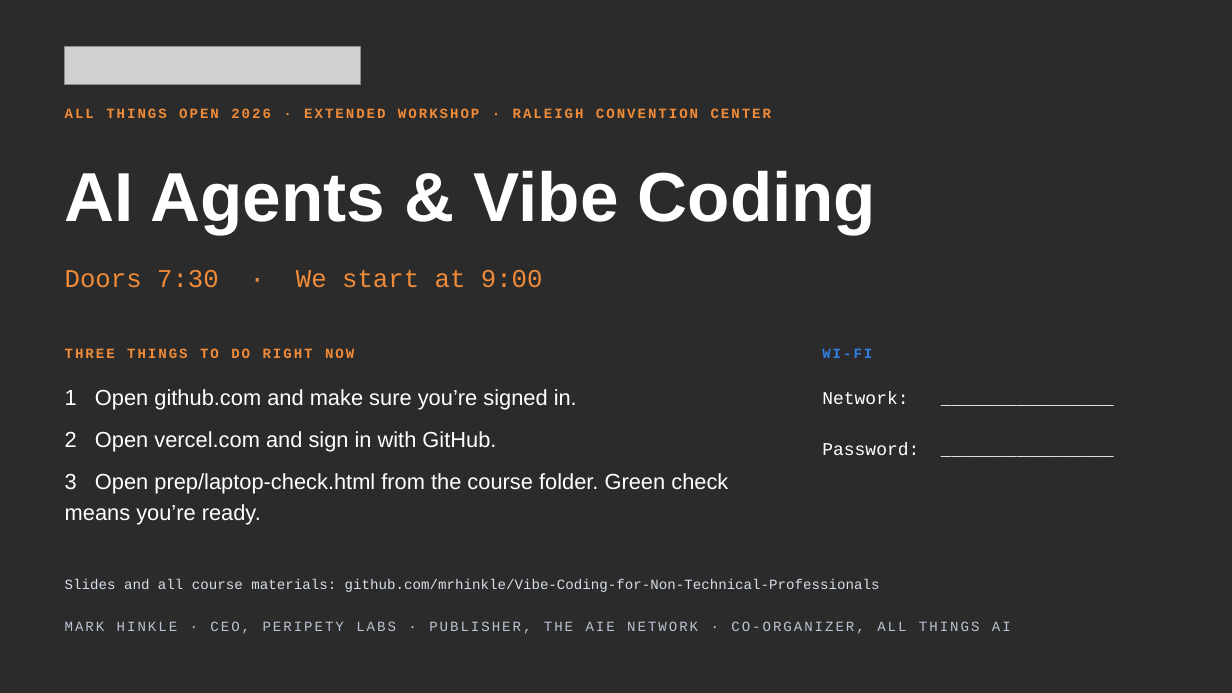
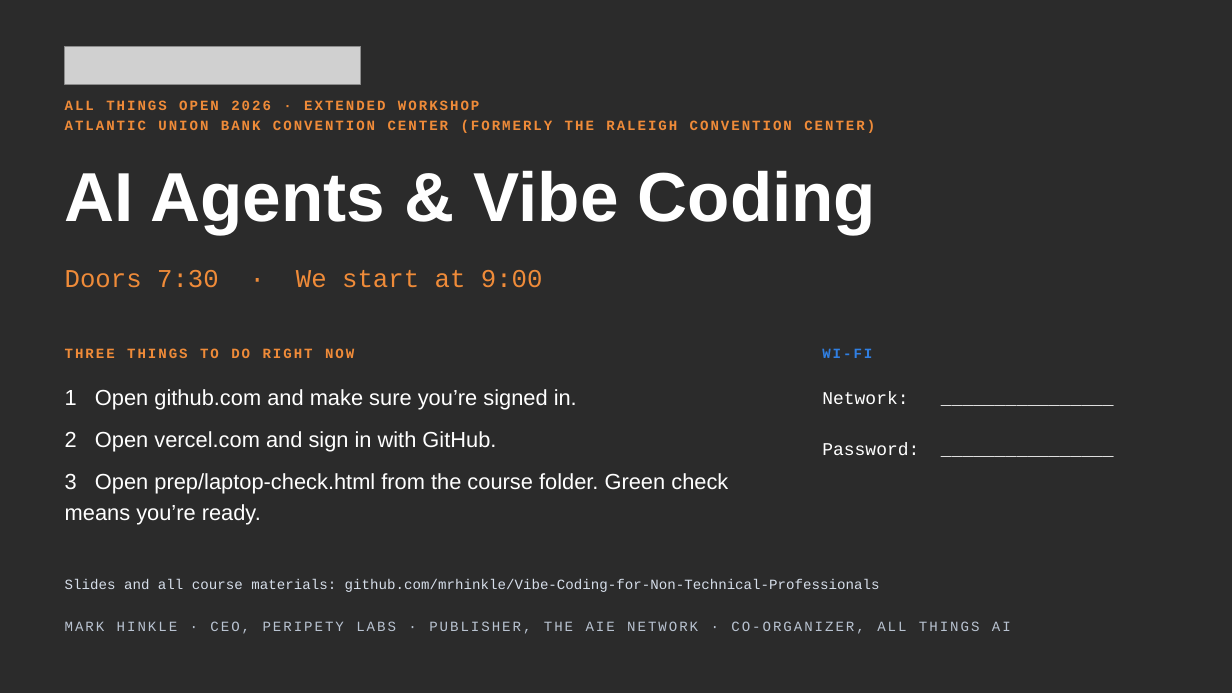
Before and after one commit to mrhinkle/Vibe-Coding-for-Non-Technical-Professionals, a slide deck: slide 1 of presentations/ato-2026-workshop/ato-2026-workshop.pptx. Drawn at 1232x693 pixels with LibreOffice and Linux fonts; fonts in the diff are those of the drawing; grey boxes stand for pictures; background and template pictures are left out; a plain dark background stands for a picture behind light text. Boxes give left, top, right and bottom in pixels: in the first picture for what was removed or moved away, otherwise in the second. Text is boxed around its words. In the diff, an @@ line names an element or a change of style, - is before the commit and + after.

```diff
--- a/presentations/ato-2026-workshop/ato-2026-workshop.pptx
+++ b/presentations/ato-2026-workshop/ato-2026-workshop.pptx
@@ text at bbox=[65, 100, 875, 133]: text changed @@
-ALL THINGS OPEN 2026 · EXTENDED WORKSHOP · RALEIGH CONVENTION CENTER
+ALL THINGS OPEN 2026 · EXTENDED WORKSHOP
+ATLANTIC UNION BANK CONVENTION CENTER (FORMERLY THE RALEIGH CONVENTION CENTER)
```
Also in this commit, not shown: 7 other slides changed, 19 other files.
